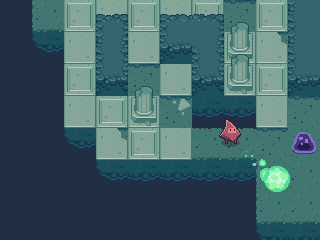
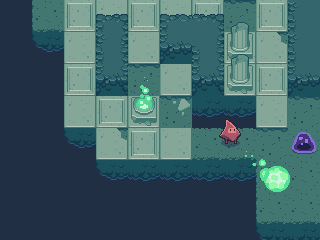
Before/after of a 320×240 layered artwork. What changed in the layer stack:
added layer "Layer 11 copy" above "Layer 11 copy 2" over [142,87,149,94]
added layer "Layer 11 copy 2" above "Layer 11" over [138,99,145,106]
added layer "Layer 11" above "Layer 12 copy" over [145,95,152,102]
added layer "Layer 12 copy" above "Layer 12" over [140,94,144,98]
added layer "Layer 12" above "Layer 9" over [140,77,148,89]
added layer "Layer 9" above "Layer 4 copy 2" over [133,95,155,116]
painted on "Layer 4 copy 2" over [133,86,156,116]
